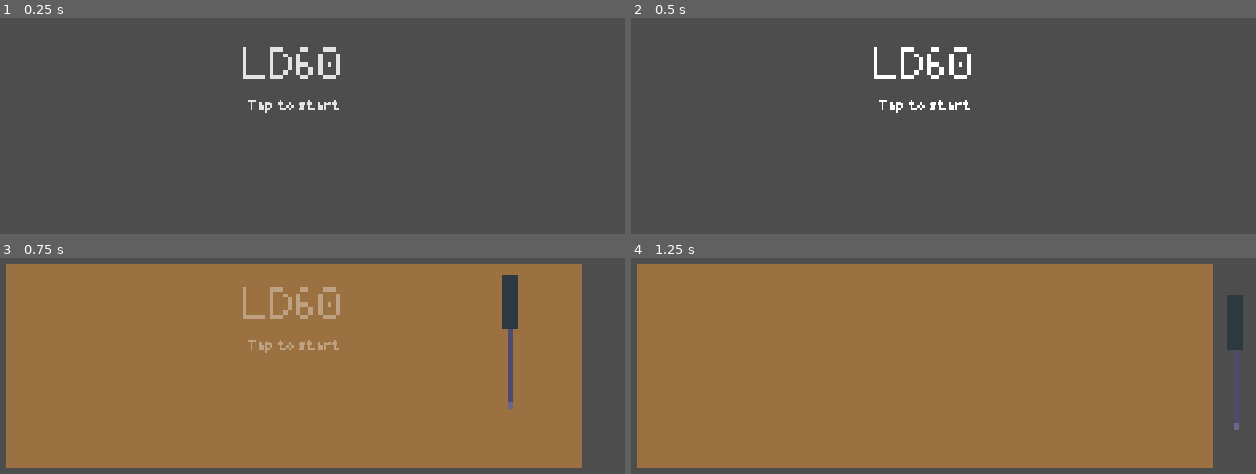
Above: before the commit, frames 1-4 (two rows, left to right).
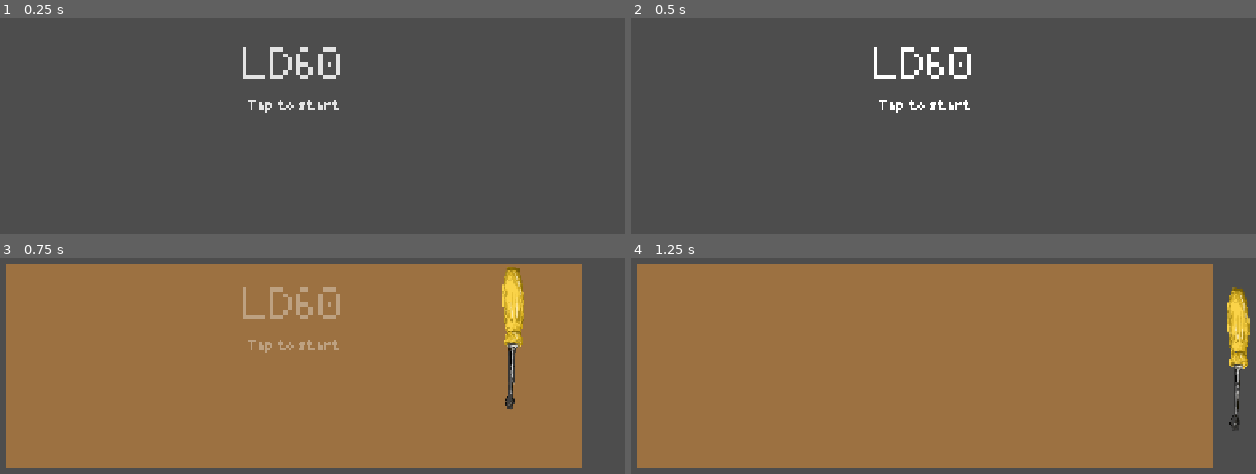
Above: after the commit, the same moments.

Repository: levilindsey/ld60
Game: Godot game, scene res://src/core/main.tscn
Two runs of this game, one before a commit and one after it. Both use one fixed random seed, a clock stepped at 60 frames per second and the inputs below.
Inputs (mouse positions are in pixels of both pictures, inside the frame that each line leads up to):
- Up to frame 1 (0.25 s): no input
- Up to frame 2 (0.5 s): no input
- Up to frame 3 (0.75 s): tap Enter at 0.5 s; move the mouse to (468, 299) at 0.52 s; hold Right (move_right) from 0.53 s (still down); hold Space (ability) from 0.53 s (still down); click (468, 299) at 0.67 s
- Up to frame 4 (1.25 s): keep holding Right (move_right); keep holding Space (ability); tap Z (jump) at 0.77 s

Frames 1-2 are identical in both runs. In frame 3, 1.4% of the frame differs, in the area x 80-84%, y 4-70%; in frame 4, 1.4%.

Commit message:
hook up screwdriver

Diff:
--- a/src/tools/flat_head_screw_driver.tscn
+++ b/src/tools/flat_head_screw_driver.tscn
@@ -1,12 +1,28 @@
 [gd_scene format=3 uid="uid://m8ven6g4aiv4"]
 
 [ext_resource type="Script" uid="uid://co3owsfq8o6x5" path="res://src/tools/flat_head_screw_driver.gd" id="1_85718"]
+[ext_resource type="Texture2D" uid="uid://cwwmjwv0iwo2d" path="res://assets/images/screwdriverrrrrrrrrrrrrrr.png" id="2_rocp8"]
 
 [sub_resource type="CircleShape2D" id="CircleShape2D_85718"]
 radius = 20.0
 
 [sub_resource type="CircleShape2D" id="CircleShape2D_giktf"]
 radius = 200.0
+
+[sub_resource type="AtlasTexture" id="AtlasTexture_5cnk8"]
+atlas = ExtResource("2_rocp8")
+region = Rect2(0, 0, 3508, 2480)
+
+[sub_resource type="SpriteFrames" id="SpriteFrames_60exv"]
+animations = [{
+"frames": [{
+"duration": 1.0,
+"texture": SubResource("AtlasTexture_5cnk8")
+}],
+"loop": 1,
+"name": &"default",
+"speed": 5.0
+}]
 
 [node name="FlatHeadScrewDriver" type="Node2D" unique_id=1486551663 node_paths=PackedStringArray("cursor_position", "grab_area", "interaction_area", "holder_area")]
 script = ExtResource("1_85718")
@@ -27,7 +43,7 @@
 monitoring = false
 
 [node name="CollisionPolygon2D" type="CollisionPolygon2D" parent="Node2D2/GrabArea" unique_id=287821059]
-polygon = PackedVector2Array(-19, 0, 21, 0, 23, -638, 65, -638, 64, -1075, -63, -1075, -64, -639, -20, -638)
+polygon = PackedVector2Array(-19, 0, 21, 0, 44.999996, -479.99994, 94.99999, -509.99994, 114.99999, -834.99994, 79.99999, -1114.9999, -44.999996, -1124.9999, -59.999992, -529.99994, -19.999998, -489.99994)
 
 [node name="InteractionArea" type="Area2D" parent="Node2D2" unique_id=1602574643]
 unique_name_in_owner = true
@@ -51,27 +67,8 @@
 [node name="Node2D" type="Node2D" parent="Node2D2" unique_id=1950302434]
 rotation = -1.5707964
 
-[node name="ColorRect" type="ColorRect" parent="Node2D2/Node2D" unique_id=704991216]
-offset_top = -19.0
-offset_right = 674.0
-offset_bottom = 21.0
-mouse_filter = 2
-color = Color(0.2967, 0.2967, 0.43, 1)
-metadata/_edit_use_anchors_ = true
-
-[node name="ColorRect3" type="ColorRect" parent="Node2D2/Node2D" unique_id=717703338]
-offset_top = -19.0
-offset_right = 47.0
-offset_bottom = 21.0
-mouse_filter = 2
-color = Color(0.41250002, 0.41250002, 0.55, 1)
-metadata/_edit_use_anchors_ = true
-
-[node name="ColorRect2" type="ColorRect" parent="Node2D2/Node2D" unique_id=1772328036]
-offset_left = 638.0
-offset_top = -63.0
-offset_right = 1074.0
-offset_bottom = 64.0
-mouse_filter = 2
-color = Color(0.1725, 0.22545834, 0.25, 1)
-metadata/_edit_use_anchors_ = true
+[node name="AnimatedSprite2D" type="AnimatedSprite2D" parent="Node2D2/Node2D" unique_id=169628297]
+position = Vector2(534.99994, 80.00002)
+rotation = -1.9172411
+scale = Vector2(0.6, 0.6)
+sprite_frames = SubResource("SpriteFrames_60exv")
